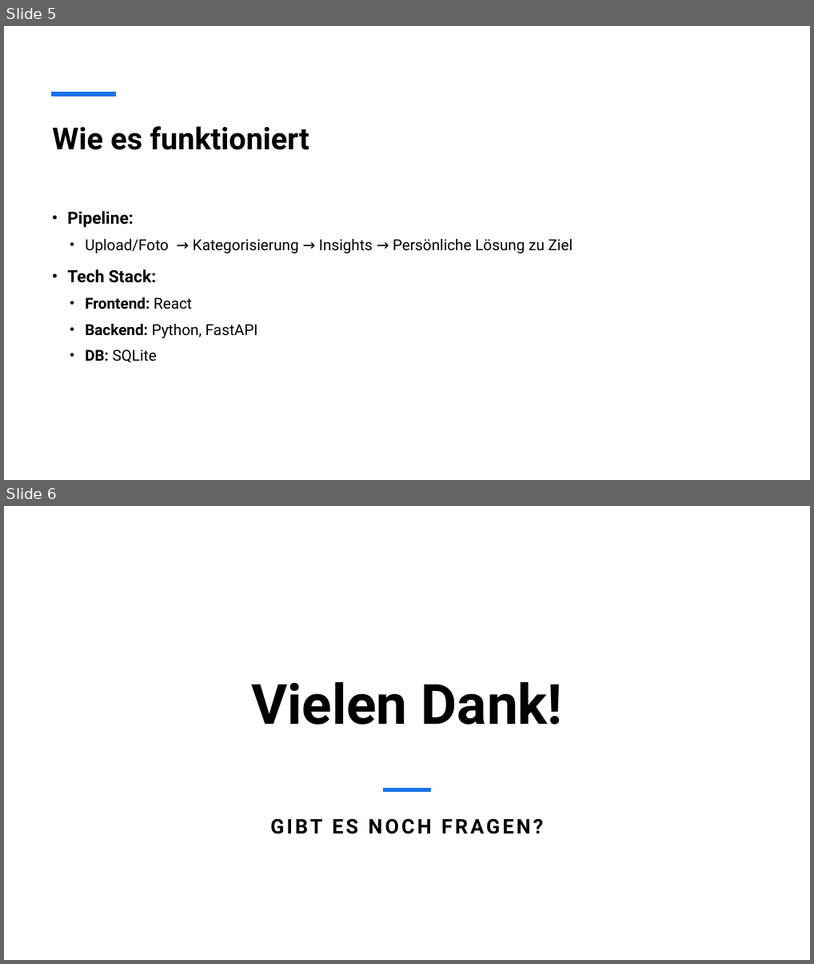
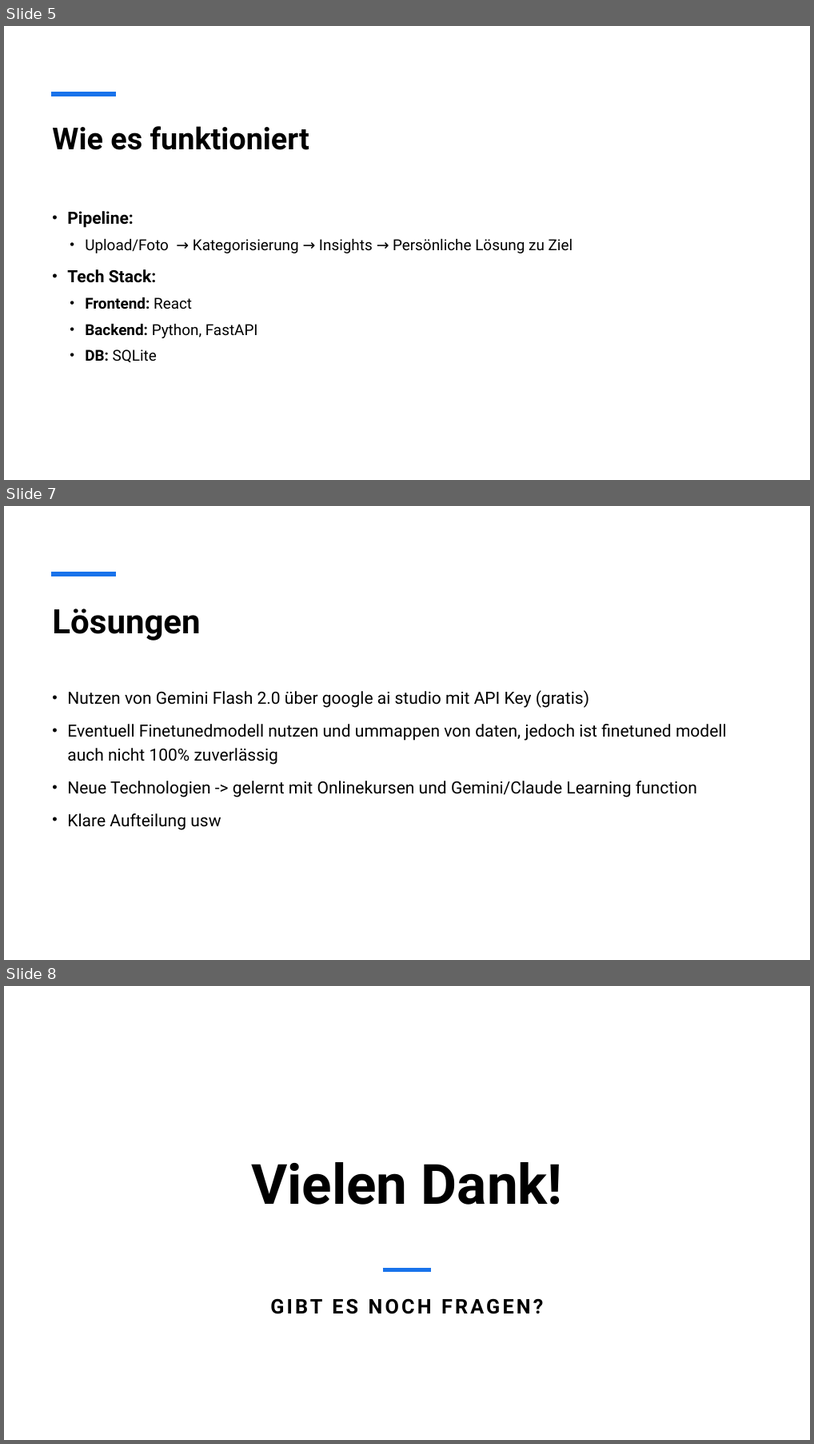
Before and after one commit to FinanceConsulter/FinanceConsulter, a slide deck: presentations/Finance Consulter Pitch.pptx. Shown one above the other, each under a label of ours: slides 5 and 6 before the commit, slides 5, 7 and 8 after it; the slides between them are not shown. The pictures are 814x964 and 814x1444 pixels, drawn with LibreOffice and Linux fonts; fonts in the diff are those of the drawing. Boxes give left, top, right and bottom in pixels: in the first picture for what was removed or moved away, otherwise in the second. Text is boxed around its words. In the diff, an @@ line names an element or a change of style, - is before the commit and + after.

Commit message:
added Pitch presentation

```diff
--- a/presentations/Finance Consulter Pitch.pptx
+++ b/presentations/Finance Consulter Pitch.pptx
@@ slide 7 added at bbox=[4, 506, 810, 960], background #FFFFFF; not listed: 1 template element that a slide beside it also shows @@
@@ title added at bbox=[52, 608, 200, 640], 40 pt, text #000000, bold @@
+Lösungen
@@ text added at bbox=[67, 690, 727, 830], 20 pt, text #000000 @@
+• Nutzen von Gemini Flash 2.0 über google ai studio mit API Key (gratis)
+• Eventuell Finetunedmodell nutzen und ummappen von daten, jedoch ist finetuned modell auch nicht 100% zuverlässig
+• Neue Technologien -> gelernt mit Onlinekursen und Gemini/Claude Learning function
+• Klare Aufteilung usw
@@ what was slide 6 is now slide 8 @@
```
Also in this commit, not shown: 1 other slide added, 1 other file.
